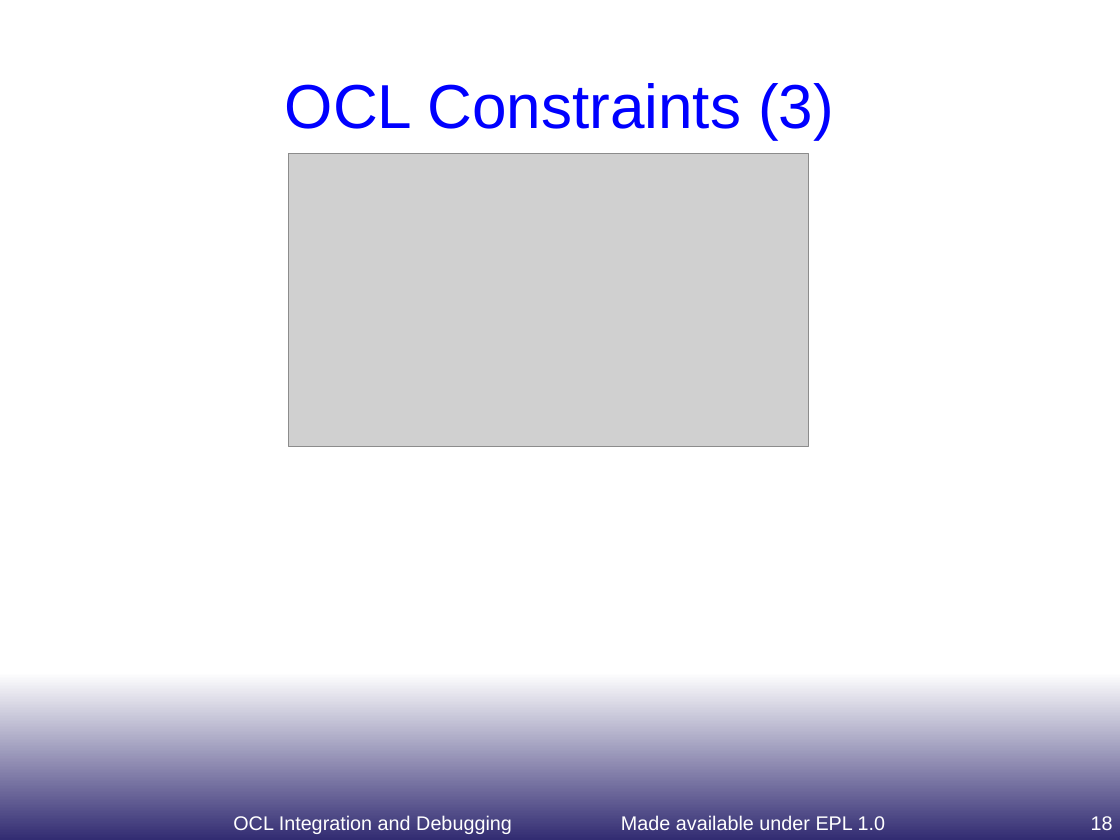
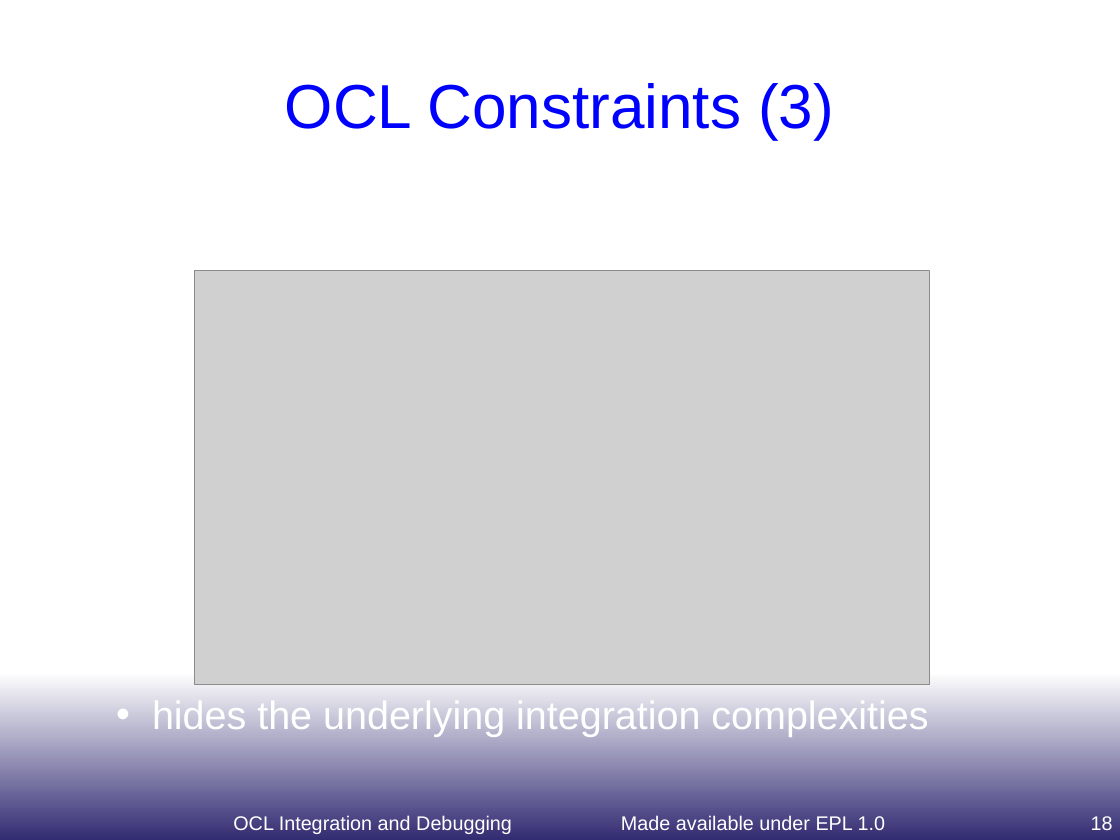
Before and after one commit to eclipse-ocl/ocl-website, a slide deck: slide 18 of ocl/docs/publications/OCL2014OCLDebug/OCL2014Debug.odp. Drawn at 1120x840 pixels with LibreOffice and Linux fonts; fonts in the diff are those of the drawing; grey boxes stand for pictures. Boxes give left, top, right and bottom in pixels: in the first picture for what was removed or moved away, otherwise in the second. Text is boxed around its words. In the diff, an @@ line names an element or a change of style, - is before the commit and + after.

```diff
--- a/ocl/docs/publications/OCL2014OCLDebug/OCL2014Debug.odp
+++ b/ocl/docs/publications/OCL2014OCLDebug/OCL2014Debug.odp
@@ picture: place and size @@
-picture at box(289, 153, 809, 447)
+picture at box(195, 271, 930, 686)
@@ text added at box(152, 701, 928, 737), 28 pt, text #FFFFFF @@
+  • hides the underlying integration complexities
```
Also in this commit, not shown: 3 other slides changed, 1 other file.
